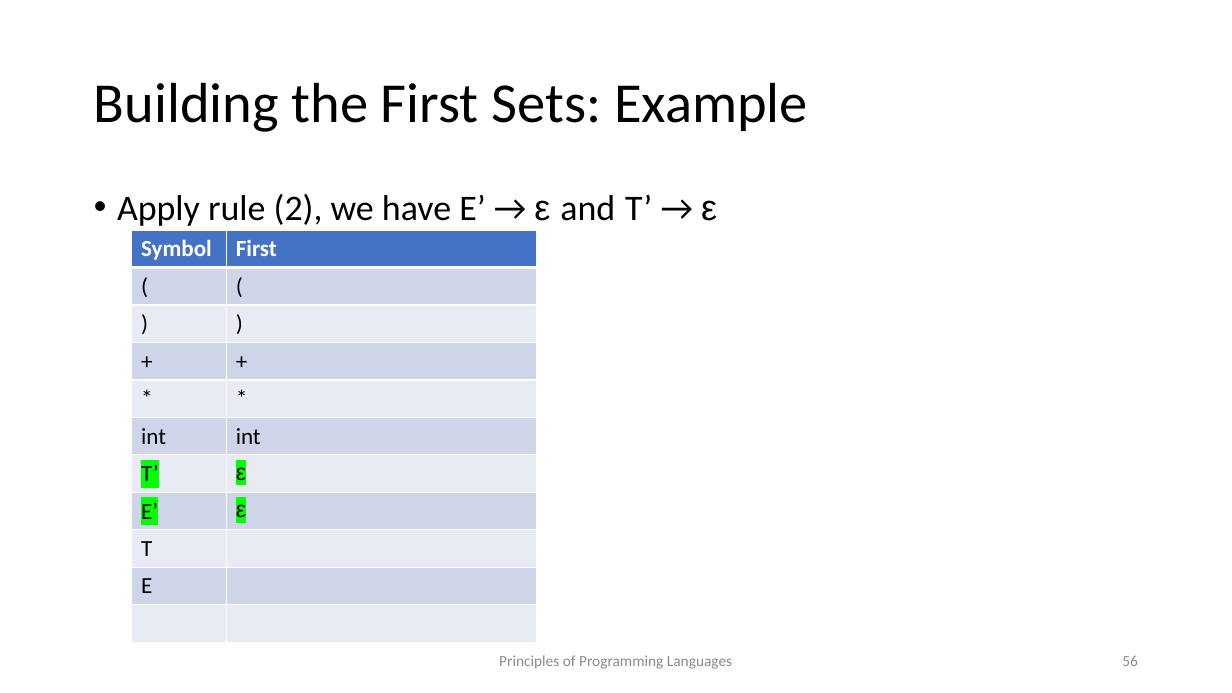
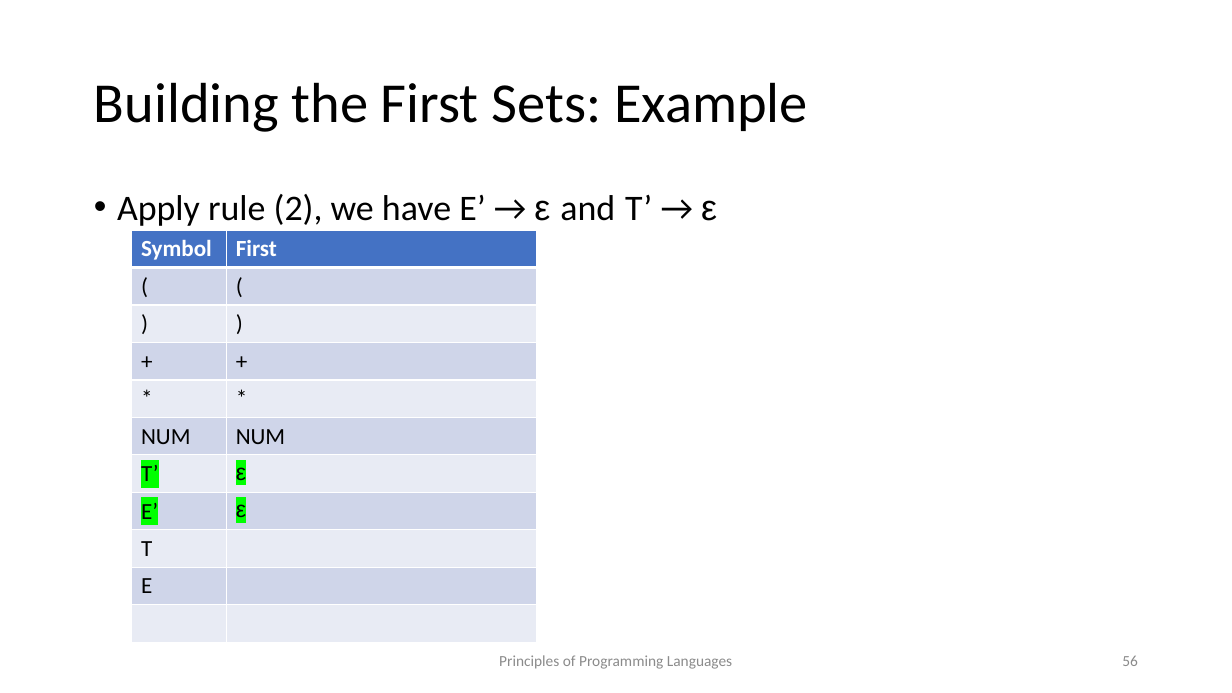
Before and after one commit to kongm/pl-design, a slide deck: slide 56 of C3-SyntacticAnalysis.pptx. Drawn at 1232x693 pixels with LibreOffice and Linux fonts; fonts in the diff are those of the drawing. Boxes give left, top, right and bottom in pixels: in the first picture for what was removed or moved away, otherwise in the second. Text is boxed around its words. In the diff, an @@ line names an element or a change of style, - is before the commit and + after.

```diff
--- a/C3-SyntacticAnalysis.pptx
+++ b/C3-SyntacticAnalysis.pptx
@@ table at (132,230,537,642) @@
-row 6, column 1: int
+row 6, column 1: NUM
-row 6, column 2: int
+row 6, column 2: NUM
```
Also in this commit, not shown: 7 other slides changed, 1 other file.
